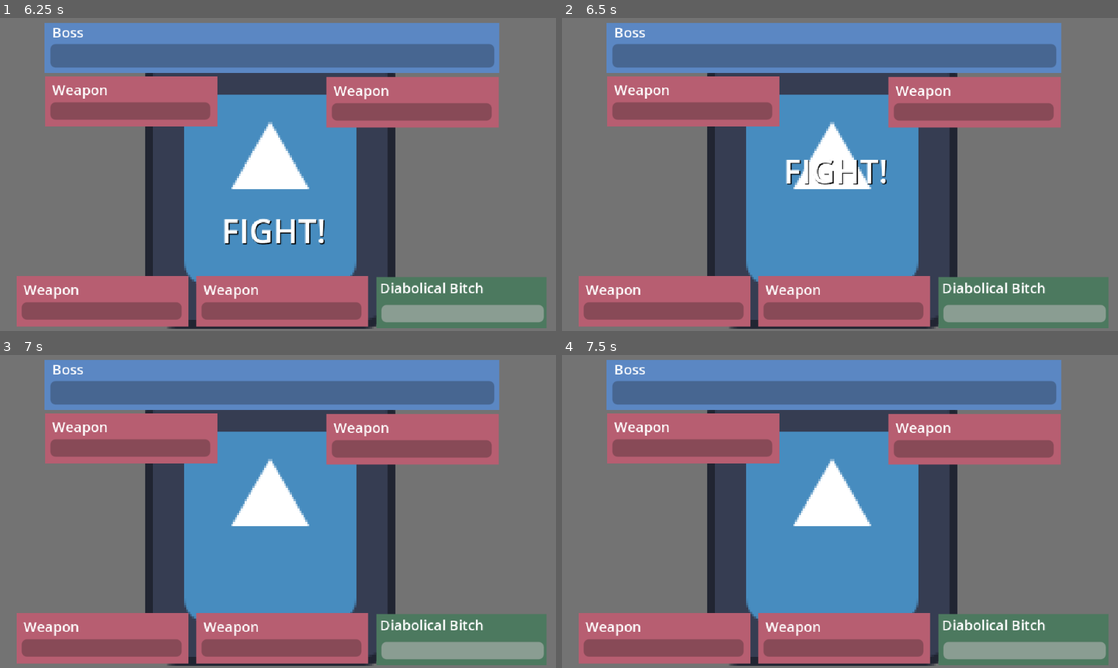
Above: before the commit, frames 1-4 (two rows, left to right).
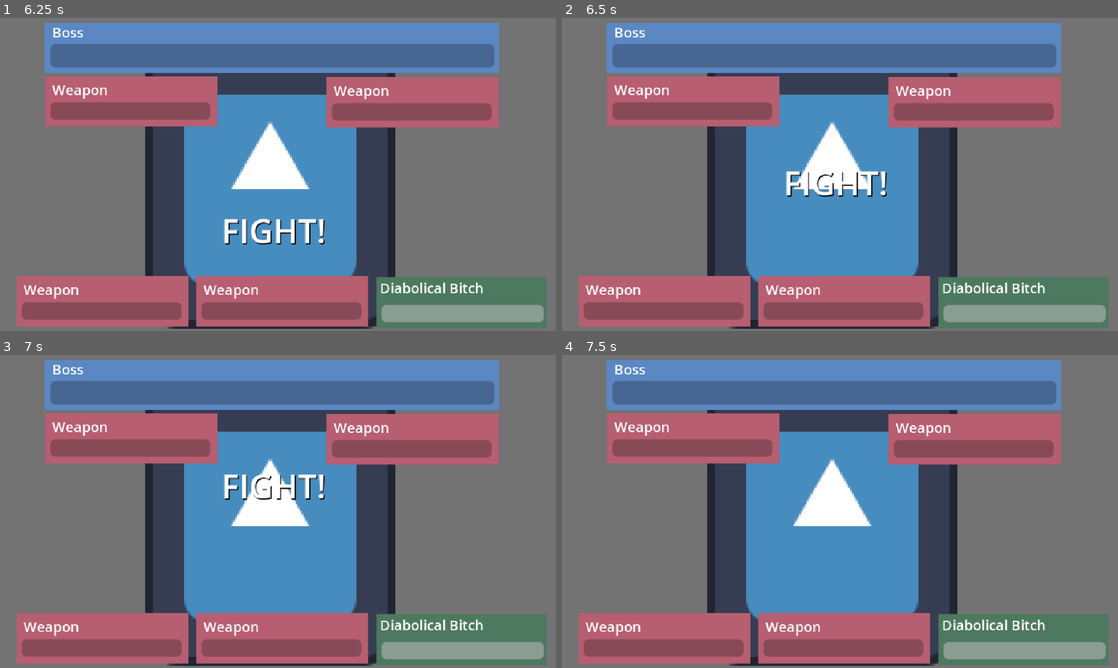
Above: after the commit, the same moments.

Repository: DennysGuy/MechvorIdle
Game: Godot game, scene res://src/scenes/MechFightArena.tscn
Same seed, same stepped clock (60 frames per second), same inputs: the game is played once before the commit and once after it. This scene is started directly instead of the project's main scene. The engine's default icon, where the game draws it, is replaced by a stand-in: a white triangle on a blue panel in a dark square.
Inputs (mouse positions are in pixels of both pictures, inside the frame that each line leads up to):
- Up to frame 1 (6.25 s): move the mouse to (400, 158) at 0.52 s; hold D (move_right) 0.53-1.28 s; click (400, 158) at 0.67 s; tap Enter at 1.25 s; move the mouse to (166, 190) at 1.27 s; hold A (move_left) 1.28-2.03 s; move the mouse to (333, 105) at 2.02 s; hold D (move_right) 2.03-3.53 s; move the mouse to (250, 237) at 2.77 s; click (250, 237) at 2.92 s; move the mouse to (444, 221) at 3.52 s; hold A (move_left) 3.53-5.78 s; tap Space at 4.25 s; move the mouse to (111, 127) at 4.27 s; move the mouse to (305, 174) at 5.02 s; click (305, 174) at 5.17 s; move the mouse to (194, 96) at 5.77 s; hold D (move_right) from 5.78 s (still down)
- Up to frame 2 (6.5 s): keep holding D (move_right)
- Up to frame 3 (7 s): keep holding D (move_right); move the mouse to (400, 495) at 6.52 s
- Up to frame 4 (7.5 s): keep holding D (move_right); move the mouse to (728, 527) at 7.27 s; click (728, 527) at 7.42 s

Frame 1 is identical in both runs. In frame 2, 0.8% of the frame differs, in the area x 40-59%, y 45-58%; in frame 3, 0.7%; in frame 4, nothing differs.
Error in both runs: Invalid access to property or key 'component_name' on a base object of type 'Nil'. (res://src/scripts/Panels/ArenaScene/charge_bar.gd:28)

Commit message:
finished start sequence.. going to add camera shake - then transition to win or lose state

Diff:
--- a/mechvoridle/src/scenes/MechFightArena.tscn
+++ b/mechvoridle/src/scenes/MechFightArena.tscn
@@ -13,7 +13,7 @@
 
 [sub_resource type="Animation" id="Animation_vd1uu"]
 resource_name = "start_fight_sequnce"
-length = 7.0
+length = 8.0
 tracks/0/type = "value"
 tracks/0/imported = false
 tracks/0/enabled = true
@@ -57,7 +57,7 @@
 tracks/3/interp = 1
 tracks/3/loop_wrap = true
 tracks/3/keys = {
-"times": PackedFloat32Array(2.6, 2.89208, 3.62623, 3.85516, 4.6051, 4.8735, 5.56667, 5.81928, 6.07218, 6.272, 6.76667, 6.93333),
+"times": PackedFloat32Array(2.6, 2.89208, 3.62623, 3.85516, 4.6051, 4.8735, 5.56667, 5.81928, 6.07218, 6.272, 7.2, 7.36667),
 "transitions": PackedFloat32Array(1, 1, 1, 1, 1, 1, 1, 1, 1, 1, 1, 1),
 "update": 0,
 "values": [Vector2(254.5, 378), Vector2(254.5, 156), Vector2(254.5, 131), Vector2(254.5, -67), Vector2(254.5, 386), Vector2(254.5, 182), Vector2(254.5, 141), Vector2(254.5, -85), Vector2(254.5, 378), Vector2(254.5, 180), Vector2(254.5, 107), Vector2(254.5, -87)]
@@ -81,9 +81,12 @@
 tracks/5/interp = 1
 tracks/5/loop_wrap = true
 tracks/5/keys = {
-"times": PackedFloat32Array(6.93333),
-"transitions": PackedFloat32Array(1),
+"times": PackedFloat32Array(2.56667, 7.96667),
+"transitions": PackedFloat32Array(1, 1),
 "values": [{
+"args": [],
+"method": &"fill_all_bars"
+}, {
 "args": [],
 "method": &"start_fight"
 }]
--- a/mechvoridle/src/scripts/GameManager.gd
+++ b/mechvoridle/src/scripts/GameManager.gd
@@ -122,6 +122,7 @@
 #combat
 var player_stunned : bool = false
 var opponent_stunned  : bool = false
+var fill_bars : bool = false
 const BASE_DODGE_CHANCE : float = 0.25
 
 var opponent_option_1 : OpponentMech = preload("res://src/resources/opponenet_mechs/Boss_Option_1.tres")
--- a/mechvoridle/src/scripts/Panels/ArenaScene/boss_health.gd
+++ b/mechvoridle/src/scripts/Panels/ArenaScene/boss_health.gd
@@ -11,7 +11,10 @@
 	boss_health_bar.value = boss_health_bar.max_value
 
 func _process(delta : float) -> void:
-	pass
+	if GameManager.fill_bars:
+		boss_health_bar.value += 0.01
+		if boss_health_bar.value >= boss_health_bar.max_value:
+			GameManager.fill_bars = false
 
 func update_health_bar() -> void:
 	boss_health_bar.value = GameManager.chosen_opponent.current_health
--- a/mechvoridle/src/scripts/Panels/ArenaScene/player_health.gd
+++ b/mechvoridle/src/scripts/Panels/ArenaScene/player_health.gd
@@ -8,10 +8,13 @@
 	SignalBus.update_player_health_bar.connect(update_health_bar)
 	GameManager.calculate_health()
 	health_bar.max_value = GameManager.total_health
-	health_bar.value = GameManager.current_health
+
 
 func _process(delta : float) -> void:
-	pass
+	if GameManager.fill_bars:
+		health_bar.value += 0.01
+		if health_bar.value >= health_bar.max_value:
+			GameManager.fill_bars = false
 
 func update_health_bar() -> void:
 	health_bar.value = GameManager.current_health
--- a/mechvoridle/src/scripts/SignalBus.gd
+++ b/mechvoridle/src/scripts/SignalBus.gd
@@ -31,3 +31,4 @@
 signal lose_game #execute loss procedure and go to lose panel
 signal update_player_health_bar
 signal update_opponent_health_bar
+signal fill_bar_on_start_up
--- a/mechvoridle/src/scripts/mech_fight_arena.gd
+++ b/mechvoridle/src/scripts/mech_fight_arena.gd
@@ -43,3 +43,7 @@
 	if event is InputEventMouseButton:
 		if event.button_index == MOUSE_BUTTON_LEFT and event.pressed:
 			print("working?")
+
+
+func fill_all_bars() -> void:
+	GameManager.fill_bars = true
